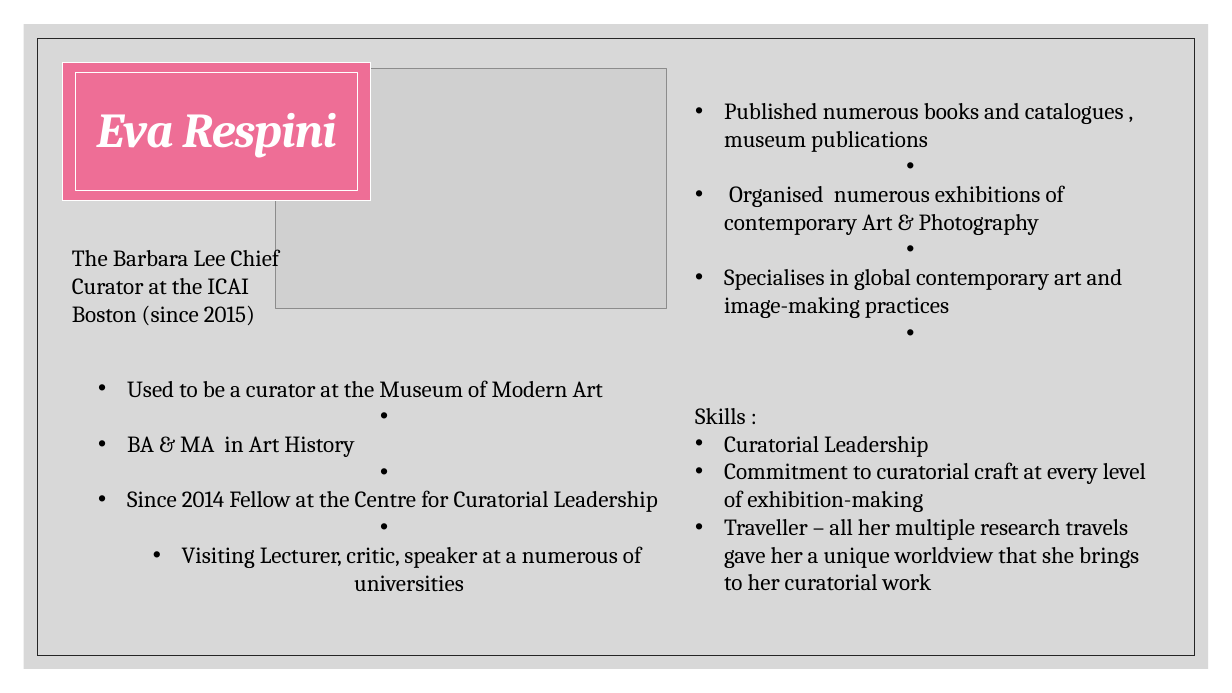
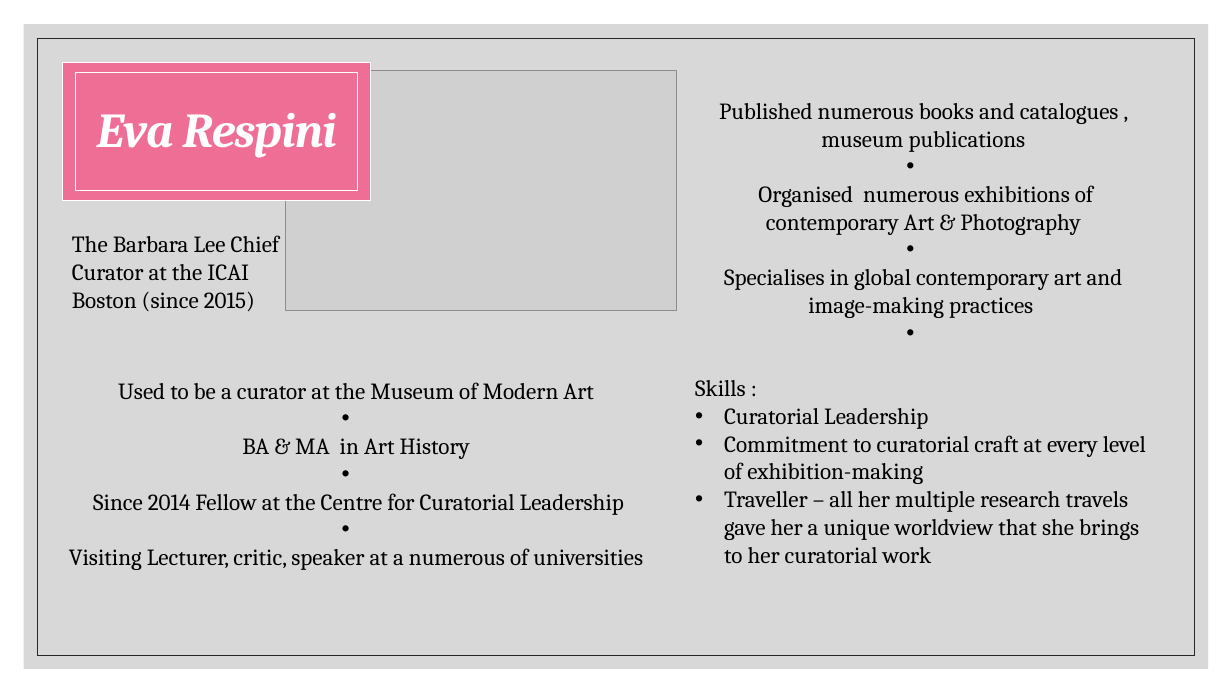
Before and after one commit to alk36/Curators-Presentation, a slide deck: slide 4 of art curators the newest one from saturday from pc.pptx. Drawn at 1232x693 pixels with LibreOffice and Linux fonts; fonts in the diff are those of the drawing; grey boxes stand for pictures. Boxes give left, top, right and bottom in pixels: in the first picture for what was removed or moved away, otherwise in the second. Text is boxed around its words. In the diff, an @@ line names an element or a change of style, - is before the commit and + after.

```diff
--- a/art curators the newest one from saturday from pc.pptx
+++ b/art curators the newest one from saturday from pc.pptx
@@ picture: place and size @@
-picture at bbox=[275, 68, 666, 309]
+picture at bbox=[286, 70, 677, 311]
@@ text at bbox=[719, 103, 1123, 318]: alignment left to centre; bullet • to none @@
@@ text "The Barbara Lee Chief Curator ..." rewrapped from bbox=[72, 245, 280, 325] to bbox=[72, 235, 280, 311] @@
@@ text "Used to be a curator ...": place and size @@
-text "Used to be a curator ..." at bbox=[127, 380, 658, 592]
+text "Used to be a curator ..." at bbox=[69, 382, 643, 570]
@@ text "Used to be a curator ..." at bbox=[69, 382, 643, 570]: alignment left to centre; bullet • to none @@
```
Also in this commit, not shown: 8 other slides changed.
